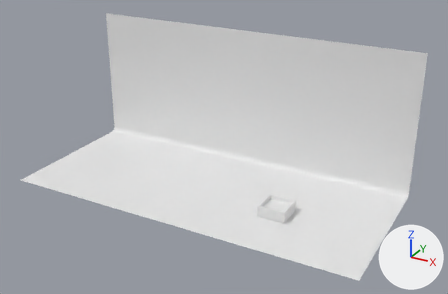
Two versions of the OBJ model models/backdrop.obj, one commit apart.
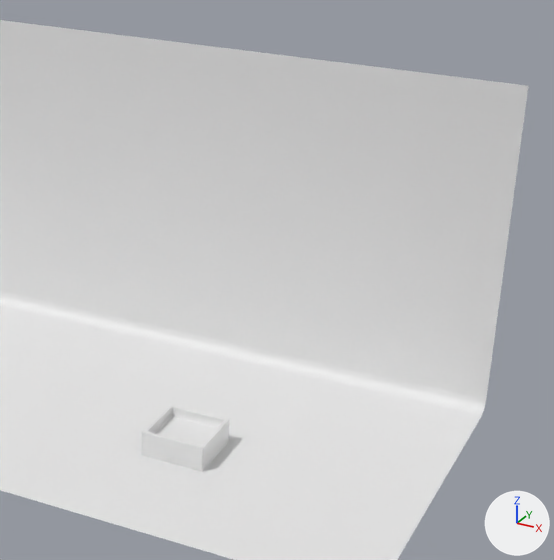
Each version appears first whole from a camera (50 mm lens) standing at (7.81, -14.17, 7.04) and looking at (0.49, -0.85, 0.38), and next in a close-up on the part from 43% to 98% of the width and 5% to 89% of the height. Lighting does not change. The marker at lower right points along +X, +Y and +Z. Where no turn or scale is listed for an object, it has been applied to the vertices.
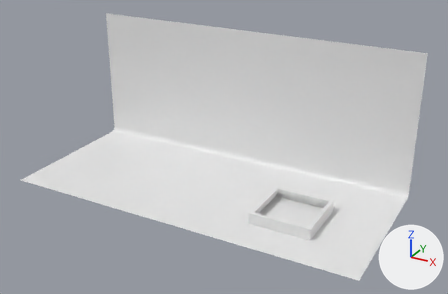
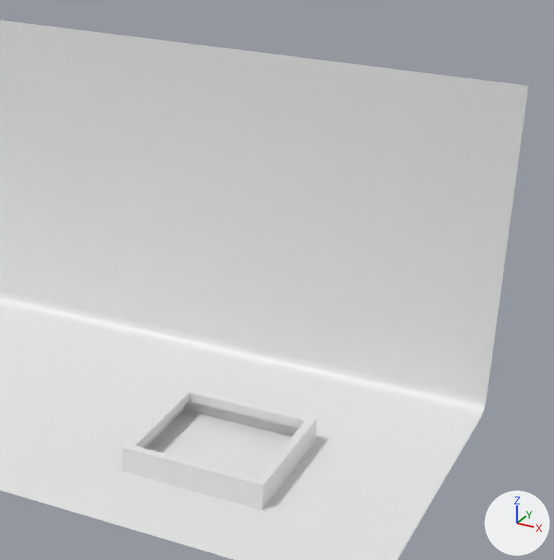
Where the change shows, as pixel boxes (x1, y1, x2, y2) in the close-ups (554 x 560 px):
'Cube.003', reshaped (118% wider, 80% taller): before (141, 404, 230, 472); after (122, 387, 317, 510)

What changed in the scene script:
```text
Add mat_material_001:
    mat_material_001 = principled_material('Material.001')
    mat_material_001.base_color = (0.8, 0.8, 0.8)  # white #e7e7e7
    mat_material_001.roughness = 0.4
Change me_cube_003:
    used by ob_cube_003; location = (0.0, 0.0, 0.0)
    remove me_cube_003.from_pydata(...)  # 100 vertices, 186 faces; spans x 1.852..2.602, y -1.585..-0.835, z -1.0..-0.698
    add me_cube_003.from_pydata(...)  # 16 vertices, 24 faces; spans x 1.818..3.47, y -2.005..-0.353, z -1.043..-0.698
    me_cube_003 part 1: the whole mesh is rebuilt
    add me_cube_003.materials.append(mat_material_001)  # white #e7e7e7
```
